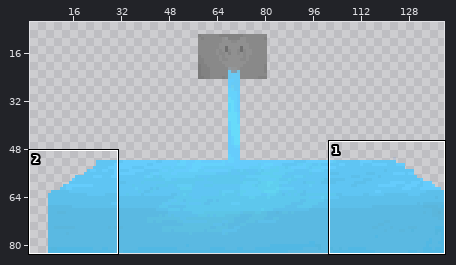
Sprite sheet, stored at Tower of Magic/Asseturi/Spriteuri/7upuri/obiecte/Altele/fantana2/inghetz/inghetz4.png. Above, an overview of the earlier version with the close-up marked.
Close-up. The starting point:
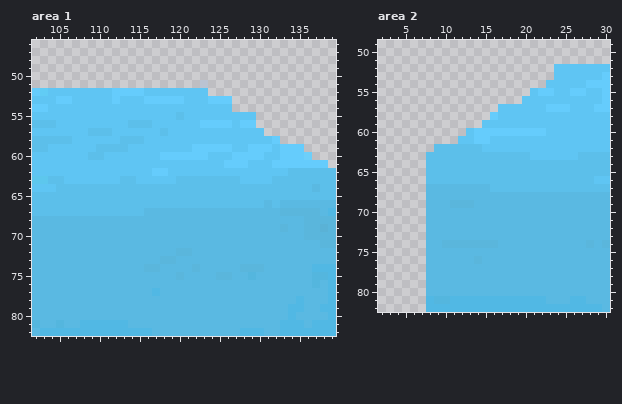
The file is 140x83 pixels. Pixels under 10% opacity are left out. Colours within 5 levels of each other are drawn and written as one. Shown: area 1: x 102..139, y 46..82; area 2: x 2..30, y 49..82. The wide view leaves out empty margins.
After:
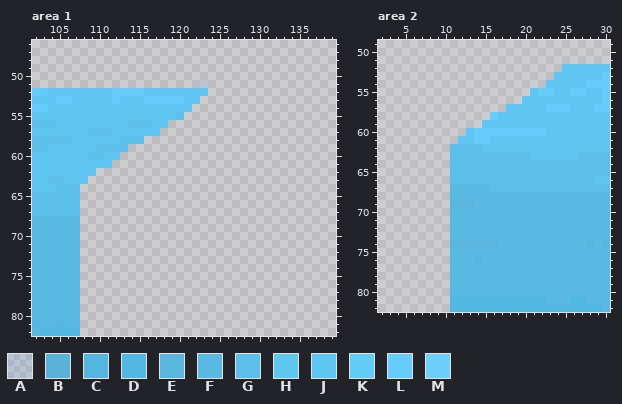
Palette (. is transparent): A #337ee01f  B #5ab2d6  C #54b6de  D #51b8e4  E #5ab6dc  F #5ab9e2  G #5cbfea  H #5dc7ed  J #5fc5f3  K #61ccf5  L #65ccfc  M #69cffcf5
Edits made:
{"where": "area 1"}
{"y":53,"x":123,"old":"JLLL","new":"...."}
{"y":54,"x":122,"old":"JJJJJ","new":"....."}
{"y":55,"x":121,"old":"JJJJJJJJJ","new":"........."}
{"y":56,"x":119,"old":"JJJJLLLLJLL","new":"..........."}
{"y":57,"x":118,"old":"GJJJJJJJJJJJJ","new":"............."}
{"y":58,"x":116,"old":"JJJJJJJJJJJJJJJJL","new":"................."}
{"y":59,"x":114,"old":"JJJJJJJJLLLLLJJLLLJLLL","new":"......................"}
{"y":60,"x":113,"old":"JJJJJLLLLLLJJJLLLLJJLLLM","new":"........................"}
{"y":61,"x":112,"old":"JJJJJJJJJJJJJJLLLJJJLLLLLLL","new":"..........................."}
{"y":62,"x":110,"old":"JJJJJJJLLJJJJJJJJJJJJJJJGGGGGG","new":".............................."}
{"y":63,"x":109,"old":"JJJJGGJJJJJGGGGGGGGJJJJGGGGGGGG","new":"..............................."}
{"y":64,"x":108,"old":"GGGGGGGGGGGGGGGGGGGGGGGGGGGGGFGG","new":"................................"}
{"y":65,"x":108,"old":"GGGGGGGGGGGGGGGGGGGGGGGGGGGGGGGG","new":"................................"}
{"y":66,"x":108,"old":"GGGGGGGGGGGGGGGGGGGGGGGFGFFFFFFF","new":"................................"}
{"y":67,"x":108,"old":"GGGGGGGGFFFFFFFFFFFFFFFFFEEEEEFD","new":"................................"}
{"y":68,"x":108,"old":"FFFFFFFFFFFFFFFFFFFFFFFFFFFFEEEE","new":"................................"}
{"y":69,"x":108,"old":"FFFFFFFFFFFFFFFFFFFFFFFFFEFFEEBE","new":"................................"}
{"y":70,"x":108,"old":"FFFFFFFFFFFFFFFFFFFFFFFFFFFFEEEE","new":"................................"}
{"y":71,"x":108,"old":"FFFFFFFFFFFFFFFFFFFFFFFFFFFFFFEE","new":"................................"}
{"y":72,"x":108,"old":"FFFFFFFFFFFFEEFFFFFFFFFFFFFFFFFF","new":"................................"}
{"y":73,"x":108,"old":"FFFFFFFFFFEEFFFFFFFFFFFFFFFFFFFF","new":"................................"}
{"y":74,"x":108,"old":"FFFFFFFFEEFFFFEFFFFFEEEFFFFFFDDD","new":"................................"}
{"y":75,"x":108,"old":"FFFFFFFFFFFFEFFFFEEFFCFFFFFFFCCD","new":"................................"}
{"y":76,"x":108,"old":"FFFFFFFFFFFFFFFFFFFFFFFFFFFFFCFD","new":"................................"}
{"y":77,"x":108,"old":"FFFFFFFFFDFFFFFFFFFFFFFFFFFFFFFD","new":"................................"}
{"y":78,"x":108,"old":"FFFFFFFFFFFFFFFFFFFFFFFFFFFDFFFD","new":"................................"}
{"y":79,"x":108,"old":"FFFFFFFFFFFFFFFFFFFFFFFFFFDDFFDD","new":"................................"}
{"y":80,"x":108,"old":"FFFFFFFFFFFFFFFFFFFFFFFFFFDFFFFD","new":"................................"}
{"y":81,"x":108,"old":"DDDDDDFFFFFFFFFFFFFFFFFFFDDDFDDD","new":"................................"}
{"y":82,"x":108,"old":"DDDDDDDDDFFFFFFFFFFFDDDFFDDDDDDD","new":"................................"}
{"where": "area 2"}
{"y":52,"x":24,"old":"J","new":"."}
{"y":57,"x":17,"old":"J","new":"."}
{"y":62,"x":9,"old":"GG","new":".."}
{"y":63,"x":8,"old":"GGG","new":"..."}
{"y":64,"x":8,"old":"GGG","new":"..."}
{"y":65,"x":8,"old":"GGG","new":"..."}
{"y":66,"x":8,"old":"GGG","new":"..."}
{"y":67,"x":8,"old":"FFF","new":"..."}
{"y":68,"x":8,"old":"FFF","new":"..."}
{"y":69,"x":8,"old":"FFF","new":"..."}
{"y":70,"x":8,"old":"FFF","new":"..."}
{"y":71,"x":8,"old":"FFF","new":"..."}
{"y":72,"x":8,"old":"FFF","new":"..."}
{"y":73,"x":8,"old":"FFF","new":"..."}
{"y":74,"x":8,"old":"FFE","new":"..."}
{"y":75,"x":8,"old":"FFF","new":"..."}
{"y":76,"x":8,"old":"FFF","new":"..."}
{"y":77,"x":8,"old":"FFF","new":"..."}
{"y":78,"x":8,"old":"FFF","new":"..."}
{"y":79,"x":8,"old":"FFF","new":"..."}
{"y":80,"x":8,"old":"FFF","new":"..."}
{"y":81,"x":8,"old":"DCC","new":"..."}
{"y":82,"x":8,"old":"DDD","new":"..."}
{"label":"erased","picture_box":[80,96,336,336]}
{"label":"erased","picture_box":[554,64,562,72]}
{"label":"erased","picture_box":[498,104,506,112]}
{"label":"erased","picture_box":[426,144,450,312]}
